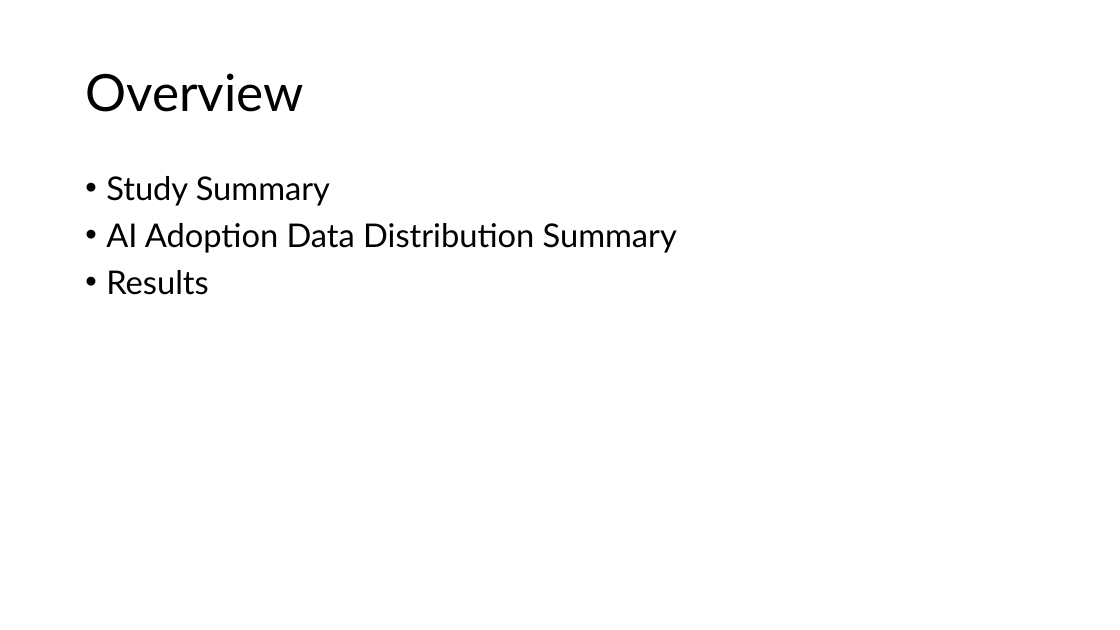
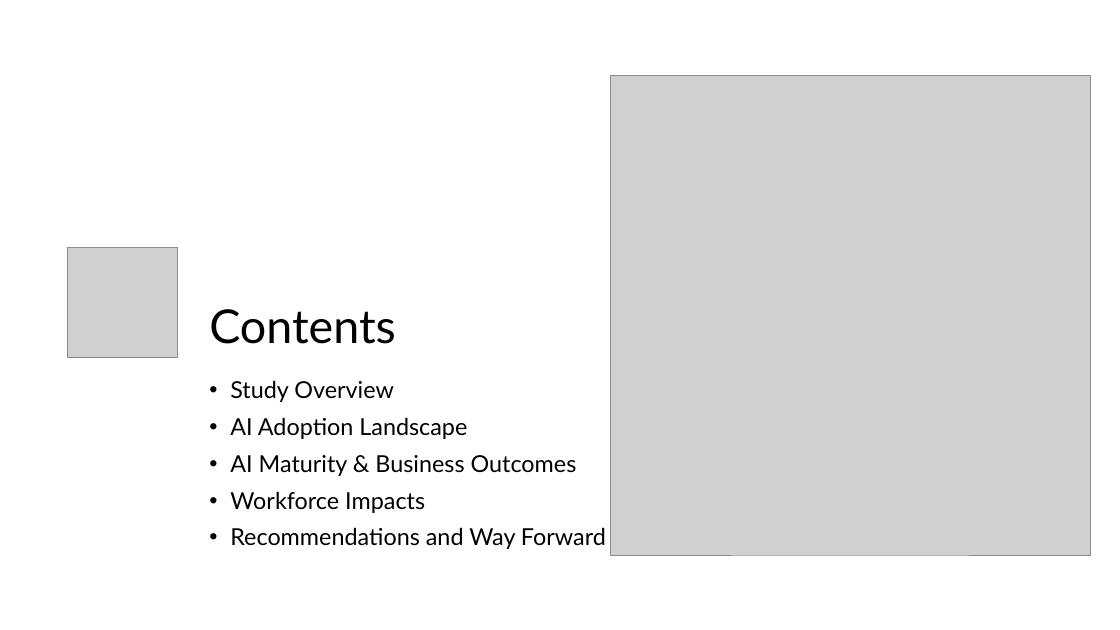
Before and after one commit to S-Shockley/MidtermAIAdoption, a slide deck: slide 2 of Presentation/Global AI Adoption & Workforce Impact Dataset.pptx. Drawn at 1120x630 pixels with LibreOffice and Linux fonts; fonts in the diff are those of the drawing; grey boxes stand for pictures. Boxes give left, top, right and bottom in pixels: in the first picture for what was removed or moved away, otherwise in the second. Text is boxed around its words. In the diff, an @@ line names an element or a change of style, - is before the commit and + after.

```diff
--- a/Presentation/Global AI Adoption & Workforce Impact Dataset.pptx
+++ b/Presentation/Global AI Adoption & Workforce Impact Dataset.pptx
@@ title removed at (x1=85, y1=73, x2=304, y2=112) @@
-Overview
@@ picture added at (x1=610, y1=75, x2=1090, y2=555) @@
@@ picture added at (x1=68, y1=248, x2=178, y2=358) @@
@@ title added at (x1=209, y1=309, x2=396, y2=344), 40 pt, text #000000 @@
+Contents
@@ text at (x1=230, y1=380, x2=606, y2=549): text changed; size 28 to 20 pt @@
-• Study Summary
-• AI Adoption Data Distribution Summary
-• Results
+• Study Overview
+• AI Adoption Landscape
+• AI Maturity & Business Outcomes
+• Workforce Impacts
+• Recommendations and Way Forward
```
Also in this commit, not shown: 1 other slide changed, 5 slides added, 5 slides removed, 7 other files.
